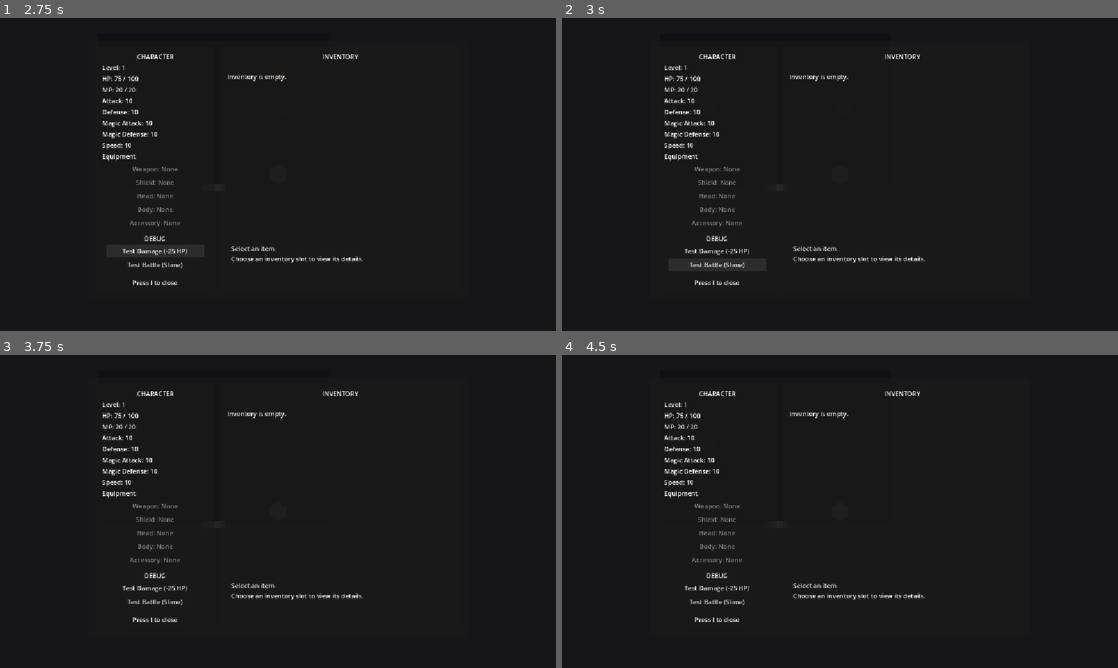
Above: before the commit, frames 1-4 (two rows, left to right).
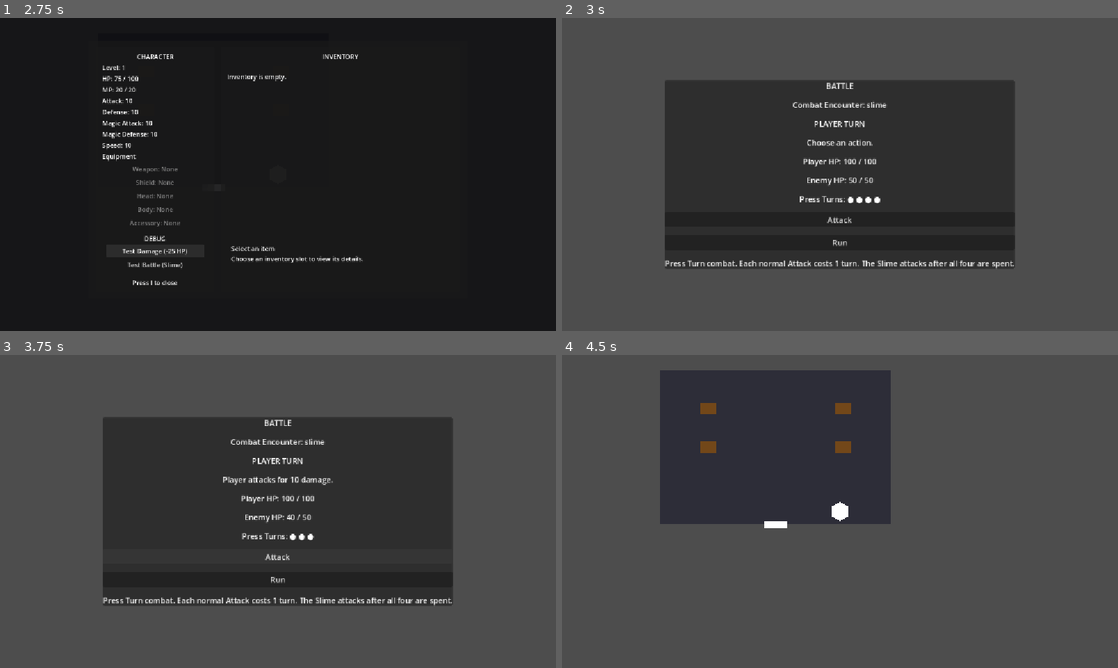
Above: after the commit, the same moments.

Repository: salexume94-pixel/Scripts
Game: Godot game, scene res://scenes/World.tscn
Two runs of this game, one before a commit and one after it. Both use one fixed random seed, a clock stepped at 60 frames per second and the inputs below.
Inputs (mouse positions are in pixels of both pictures, inside the frame that each line leads up to):
- Up to frame 1 (2.75 s): tap Enter at 0.5 s; hold Right (ui_right) 0.53-1.28 s; tap E at 0.6 s; hold Down (ui_down) 1.28-2 s; tap I at 1.35 s; click "Test Damage (-25 HP)" at 2 s
- Up to frame 2 (3 s): click "Test Battle (Slime)" at 2.75 s
- Up to frame 3 (3.75 s): click (278, 555) at 3.5 s, where only the run after the commit has a clickable "Attack"
- Up to frame 4 (4.5 s): click (840, 580) at 4.25 s, where only the run after the commit has a clickable "Run"

Frame 1 is identical in both runs. In frame 2, 65% of the frame differs, in the area x 0-100%, y 0-100%; in frame 3, 68%; in frame 4, 99%.
Error before the commit: Parse Error: Expected end of statement after signal declaration, found "Identifier" instead. (res://systems/combat_manager.gd:17)

Commit message:
Fix combat manager signal declaration

Diff:
--- a/systems/combat_manager.gd
+++ b/systems/combat_manager.gd
@@ -14,7 +14,8 @@
 
 signal player_attack_performed(attack_value: int)
 signal player_press_turns_changed(remaining: float)
-signal enemy_turn_startedsignal enemy_attack_performed(damage: int)
+signal enemy_turn_started
+signal enemy_attack_performed(damage: int)
 signal player_defeated
 
 func is_in_combat() -> bool:
